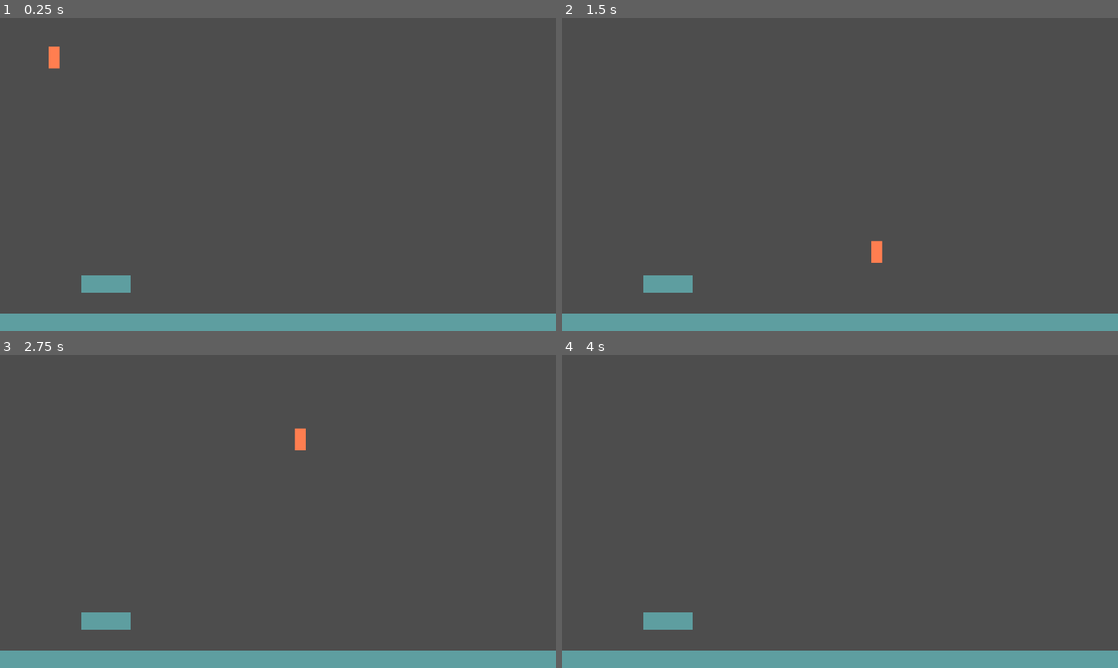
Above: before the commit, frames 1-4 (two rows, left to right).
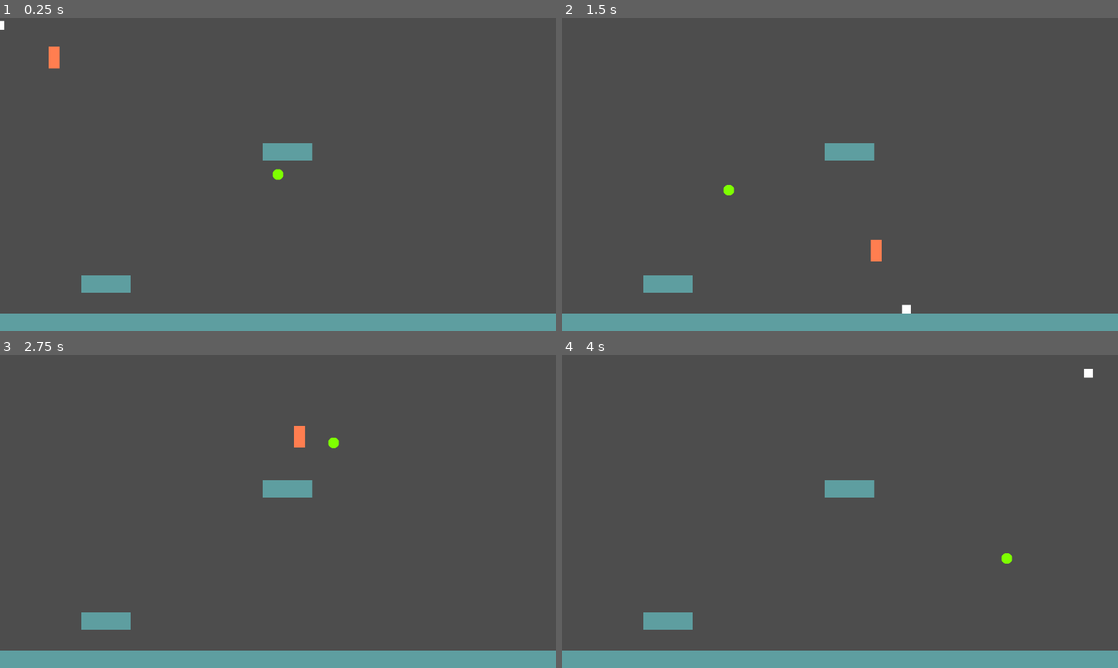
Above: after the commit, the same moments.

Repository: Kotuon/block_recoil
Game: Godot game, scene res://levels/sandbox.tscn
Two runs of this game, one before a commit and one after it. Both use one fixed random seed, a clock stepped at 60 frames per second and the inputs below.
Inputs (mouse positions are in pixels of both pictures, inside the frame that each line leads up to):
- Up to frame 1 (0.25 s): no input
- Up to frame 2 (1.5 s): move the mouse to (962, 158) at 0.52 s; hold Right mouse button (pull_coin, bound only after the commit) 0.53-1.28 s; hold D (walk_right) from 0.53 s (still down); tap Space (jump) at 0.77, 1.07 s; click (962, 158) at 0.8 s; move the mouse to (728, 190) at 1.27 s; click (728, 190) at 1.35 s
- Up to frame 3 (2.75 s): tap Space (jump) at 1.52, 1.82, 2.3 s; tap R (take_coin, bound only after the commit) at 1.55, 2.1 s; move the mouse to (333, 442) at 2.02 s; release D (walk_right) at 2.03 s; hold A (walk_left) from 2.03 s (still down)
- Up to frame 4 (4 s): move the mouse to (812, 574) at 2.77 s; release A (walk_left) at 2.78 s; hold D (walk_right) from 2.78 s (still down); tap Space (jump) at 2.85, 3.02, 3.32, 3.77 s; right-click (812, 574) at 3.05 s; move the mouse to (1006, 558) at 3.52 s; hold Right mouse button (pull_coin, bound only after the commit) from 3.53 s (still down); click (1006, 558) at 3.8 s

The runs differ from the first frame. In frame 1, 0.6% of the frame differs, in the area x 0-57%, y 0-52%; in frame 2, 0.6%, in the area x 29-63%, y 40-95%; in frame 3, 0.6%; in frame 4, 0.6%.

Commit message:
Coin pushing and pulling version 1 is working.

Diff:
--- a/characters/player.gd
+++ b/characters/player.gd
@@ -1,10 +1,15 @@
 extends CharacterBody2D
 class_name Player
 
+## Movement ##
+# Scale numbers so values aren't as large
 var modifier : float = 100.0
-
+# General values
 var gravity : float = 10.0
 var walk_speed : float = 400.0
+
+var friction : float = 0.1
+var accel : float = 0.25
 
 ## Jump ##
 # Jump memory
@@ -18,11 +23,9 @@
 var jump_speed : float = -5.0
 var has_jump_input : bool = false
 
-var friction : float = 0.1
-var accel : float = 0.25
-
-func _draw() -> void:
-    pass
+## Coin ##
+var has_shot_coin : bool = false
+var coin_ref : CharacterBody2D
 
 
 # Called when the node enters the scene tree for the first time.
@@ -45,13 +48,40 @@
         can_coyote_jump = false
     coyote_timer.connect( "timeout", timeout_coyote )
 
+    coin_ref = preload( "res://items/coin.tscn" ).instantiate()
+    get_parent().add_child.call_deferred( coin_ref )
 
-func _physics_process(_delta: float) -> void:
+
+func _physics_process( _delta: float ) -> void:
     pass
 
 
 # Called every frame. 'delta' is the elapsed time since the previous frame.
-func _process(delta: float) -> void:
+func _process( delta: float ) -> void:
+    update_walk( delta )
+    update_jump()
+
+    if Input.is_action_just_pressed( "take_coin" ):
+        has_shot_coin = false
+        coin_ref.position = Vector2( -10000000.0, -10000000.0 )
+
+    if Input.is_action_pressed( "push_coin" ) && has_shot_coin:
+        if coin_ref.has_hit:
+            velocity += ( position - coin_ref.position ).normalized() * 15.0
+
+    if Input.is_action_pressed( "pull_coin" ) && has_shot_coin:
+        if coin_ref.has_hit:
+            velocity += ( coin_ref.position - position ).normalized() * 15.0
+
+    if !has_shot_coin && Input.is_action_just_pressed( "push_coin" ):
+        has_shot_coin = true
+        coin_ref.position = position
+        coin_ref.move_velocity = ( get_global_mouse_position() - position ).normalized() * 1000.0
+        coin_ref.has_hit = false
+
+
+
+func update_walk( delta: float ) -> void:
     var inputDirection = Input.get_axis( "walk_left", "walk_right" )
     velocity.y += gravity * delta * modifier
 
@@ -61,6 +91,8 @@
     else:
         velocity.x = lerp( velocity.x, 0.0, friction )
 
+
+func update_jump() -> void:
     var last_collision_result = is_on_floor()
     var collision_result = move_and_slide()
 
@@ -73,6 +105,6 @@
             jump_memory_timer.start()
 
 
-    if (is_on_floor() || can_coyote_jump) && has_jump_input:
+    if ( is_on_floor() || can_coyote_jump ) && has_jump_input:
         has_jump_input = false
         velocity.y = jump_speed * modifier
--- /dev/null
+++ b/items/coin.tscn
@@ -0,0 +1,19 @@
+[gd_scene load_steps=4 format=3 uid="uid://ddh2c5tgwg2hx"]
+
+[ext_resource type="Script" path="res://src/coin.gd" id="1_3g3l4"]
+
+[sub_resource type="QuadMesh" id="QuadMesh_qn08v"]
+
+[sub_resource type="RectangleShape2D" id="RectangleShape2D_akd5t"]
+
+[node name="coin" type="CharacterBody2D"]
+collision_layer = 2
+collision_mask = 2
+script = ExtResource("1_3g3l4")
+
+[node name="MeshInstance2D" type="MeshInstance2D" parent="."]
+scale = Vector2(20, 20)
+mesh = SubResource("QuadMesh_qn08v")
+
+[node name="CollisionShape2D" type="CollisionShape2D" parent="."]
+shape = SubResource("RectangleShape2D_akd5t")
--- a/levels/sandbox.tscn
+++ b/levels/sandbox.tscn
@@ -1,9 +1,12 @@
-[gd_scene load_steps=3 format=3 uid="uid://dpmriigh30oo5"]
+[gd_scene load_steps=4 format=3 uid="uid://dpmriigh30oo5"]
 
+[ext_resource type="PackedScene" uid="uid://clm1ntt58qkjd" path="res://ui/mouse_cursor.tscn" id="1_4ee8m"]
 [ext_resource type="PackedScene" uid="uid://co80gk8vy0sbu" path="res://characters/player.tscn" id="1_73sk7"]
 [ext_resource type="PackedScene" uid="uid://dcswfxq1gsnai" path="res://terrain/floor.tscn" id="1_lrf1o"]
 
 [node name="Sandbox" type="Node2D"]
+
+[node name="mouse_cursor" parent="." instance=ExtResource("1_4ee8m")]
 
 [node name="Player" parent="." instance=ExtResource("1_73sk7")]
 position = Vector2(125, 58)
@@ -15,3 +18,7 @@
 [node name="Floor2" parent="." instance=ExtResource("1_lrf1o")]
 position = Vector2(187, 592)
 scale = Vector2(2.84, 1)
+
+[node name="Floor3" parent="." instance=ExtResource("1_lrf1o")]
+position = Vector2(605, 288)
+scale = Vector2(2.84, 1)
--- a/project.godot
+++ b/project.godot
@@ -38,3 +38,18 @@
 "events": [Object(InputEventKey,"resource_local_to_scene":false,"resource_name":"","device":-1,"window_id":0,"alt_pressed":false,"shift_pressed":false,"ctrl_pressed":false,"meta_pressed":false,"pressed":false,"keycode":0,"physical_keycode":32,"key_label":0,"unicode":32,"echo":false,"script":null)
 ]
 }
+push_coin={
+"deadzone": 0.5,
+"events": [Object(InputEventMouseButton,"resource_local_to_scene":false,"resource_name":"","device":-1,"window_id":0,"alt_pressed":false,"shift_pressed":false,"ctrl_pressed":false,"meta_pressed":false,"button_mask":1,"position":Vector2(97, 25),"global_position":Vector2(101, 68),"factor":1.0,"button_index":1,"canceled":false,"pressed":true,"double_click":false,"script":null)
+]
+}
+pull_coin={
+"deadzone": 0.5,
+"events": [Object(InputEventMouseButton,"resource_local_to_scene":false,"resource_name":"","device":-1,"window_id":0,"alt_pressed":false,"shift_pressed":false,"ctrl_pressed":false,"meta_pressed":false,"button_mask":2,"position":Vector2(42, 8),"global_position":Vector2(46, 51),"factor":1.0,"button_index":2,"canceled":false,"pressed":true,"double_click":false,"script":null)
+]
+}
+take_coin={
+"deadzone": 0.5,
+"events": [Object(InputEventKey,"resource_local_to_scene":false,"resource_name":"","device":-1,"window_id":0,"alt_pressed":false,"shift_pressed":false,"ctrl_pressed":false,"meta_pressed":false,"pressed":false,"keycode":0,"physical_keycode":82,"key_label":0,"unicode":114,"echo":false,"script":null)
+]
+}
--- /dev/null
+++ b/src/coin.gd
@@ -0,0 +1,24 @@
+extends CharacterBody2D
+class_name Coin
+
+var has_hit : bool = false
+var move_velocity : Vector2
+
+var gravity : float = 10.0
+var total_gravity : float
+
+func _physics_process( _delta: float ) -> void:
+
+    if !has_hit:
+        velocity = move_velocity
+        total_gravity += gravity
+        velocity.y += total_gravity
+
+
+    move_and_slide()
+
+    if is_on_floor() || is_on_wall() || is_on_ceiling():
+        velocity = Vector2( 0.0, 0.0 )
+        has_hit = true
+        total_gravity = 0.0
+        move_velocity = Vector2( 0.0, 0.0 )
--- /dev/null
+++ b/src/mouse_cursor.gd
@@ -0,0 +1,11 @@
+extends Node2D
+
+
+# Called when the node enters the scene tree for the first time.
+func _ready() -> void:
+    pass # Replace with function body.
+
+
+# Called every frame. 'delta' is the elapsed time since the previous frame.
+func _process( _delta: float ) -> void:
+    position = get_global_mouse_position()
--- a/terrain/floor.tscn
+++ b/terrain/floor.tscn
@@ -22,6 +22,7 @@
 
 [node name="StaticBody2D" type="StaticBody2D" parent="."]
 position = Vector2(20, 20)
+collision_layer = 3
 
 [node name="CollisionShape2D" type="CollisionShape2D" parent="StaticBody2D"]
 shape = SubResource("RectangleShape2D_vl13i")
--- /dev/null
+++ b/ui/mouse_cursor.tscn
@@ -0,0 +1,20 @@
+[gd_scene load_steps=5 format=3 uid="uid://clm1ntt58qkjd"]
+
+[ext_resource type="Script" path="res://src/mouse_cursor.gd" id="1_csnvl"]
+
+[sub_resource type="SphereMesh" id="SphereMesh_kkbob"]
+
+[sub_resource type="Gradient" id="Gradient_dqu52"]
+offsets = PackedFloat32Array(1)
+colors = PackedColorArray(0.498039, 1, 0, 1)
+
+[sub_resource type="GradientTexture1D" id="GradientTexture1D_6e6or"]
+gradient = SubResource("Gradient_dqu52")
+
+[node name="mouse_cursor" type="Node2D"]
+script = ExtResource("1_csnvl")
+
+[node name="MeshInstance2D" type="MeshInstance2D" parent="."]
+scale = Vector2(25, 25)
+mesh = SubResource("SphereMesh_kkbob")
+texture = SubResource("GradientTexture1D_6e6or")
